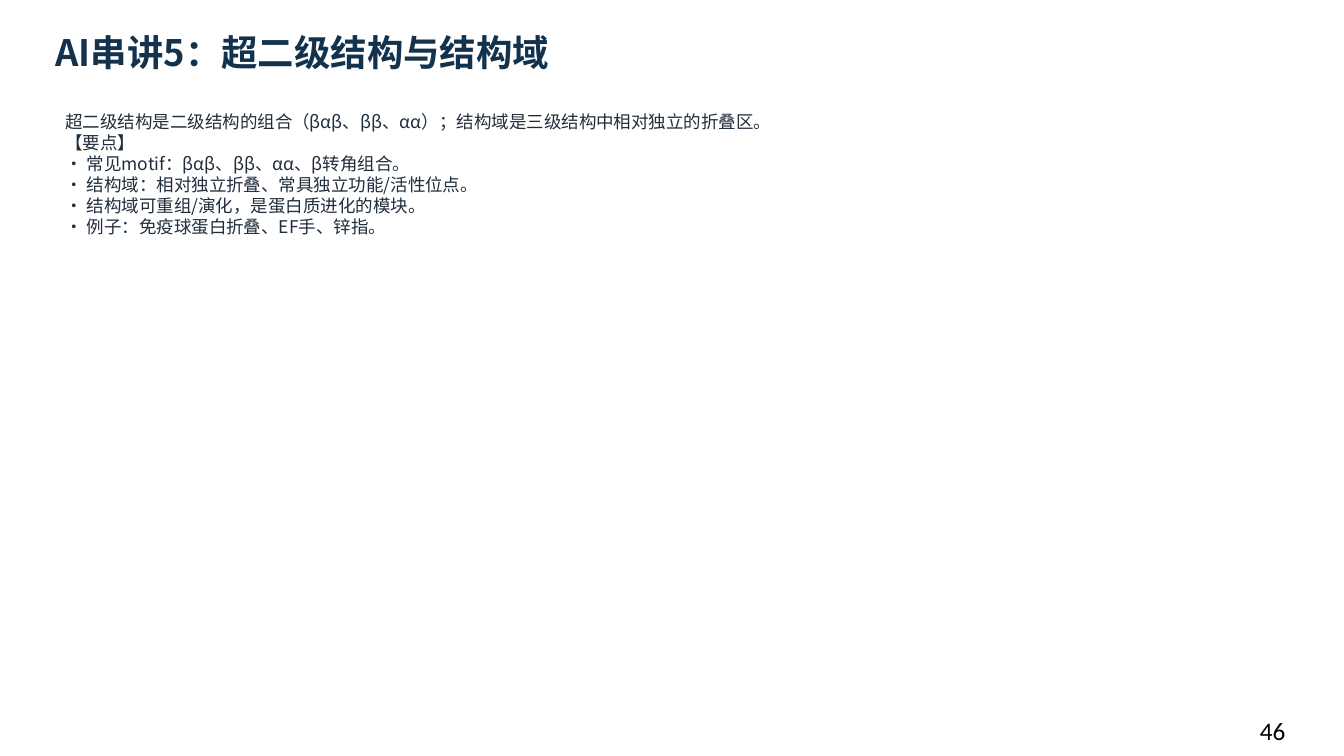
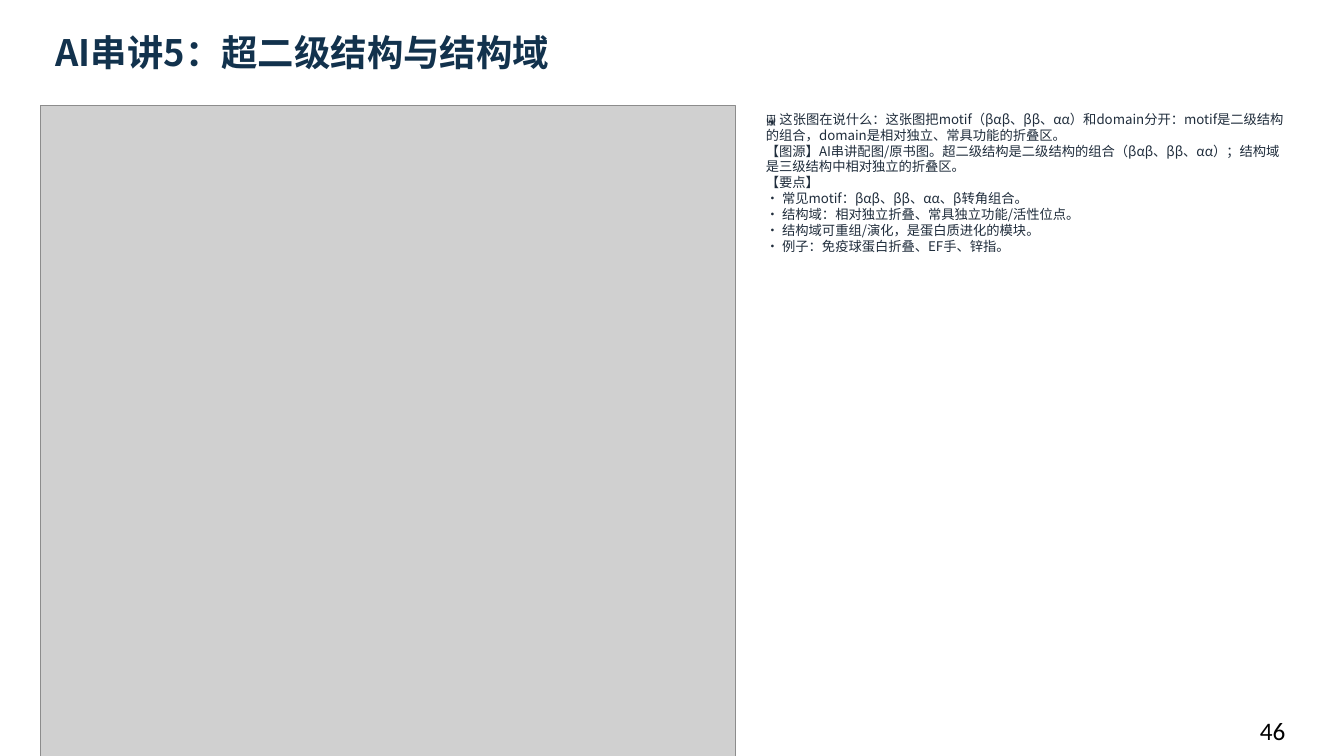
Before and after one commit to newkan-li/Biochemistry, a slide deck: slide 46 of downloads/bc03-ai-style.pptx. Drawn at 1344x756 pixels with LibreOffice and Linux fonts; fonts in the diff are those of the drawing; grey boxes stand for pictures. Boxes give left, top, right and bottom in pixels: in the first picture for what was removed or moved away, otherwise in the second. Text is boxed around its words. In the diff, an @@ line names an element or a change of style, - is before the commit and + after.

Commit message:
修复AI串讲页无图导致像空白:10个AI串讲页配图+图说,AI3配二级结构图;下载版重生成;版本20261112e

```diff
--- a/downloads/bc03-ai-style.pptx
+++ b/downloads/bc03-ai-style.pptx
@@ picture added at (40, 106, 736, 756) @@
@@ text at (766, 113, 1284, 252): text changed; size 12.5 to 9.5 pt @@
-超二级结构是二级结构的组合（βαβ、ββ、αα）；结构域是三级结构中相对独立的折叠区。
-【要点】
-• 常见motif：βαβ、ββ、αα、β转角组合。
-• 结构域：相对独立折叠、常具独立功能/活性位点。
-• 结构域可重组/演化，是蛋白质进化的模块。
-• 例子：免疫球蛋白折叠、EF手、锌指。
+🖼 这张图在说什么：这张图把motif（βαβ、ββ、αα）和domain分开：motif是二级结构的组合，domain是相对独立、常具功能的折叠区。
+【图源】AI串讲配图/原书图。超二级结构是二级结构的组合（βαβ、ββ、αα）；结构域是三级结构中相对独立的折叠区。
+【要点】
+• 常见motif：βαβ、ββ、αα、β转角组合。
+• 结构域：相对独立折叠、常具独立功能/活性位点。
+• 结构域可重组/演化，是蛋白质进化的模块。
+• 例子：免疫球蛋白折叠、EF手、锌指。
```
Also in this commit, not shown: 9 other slides changed, 6 other files.
